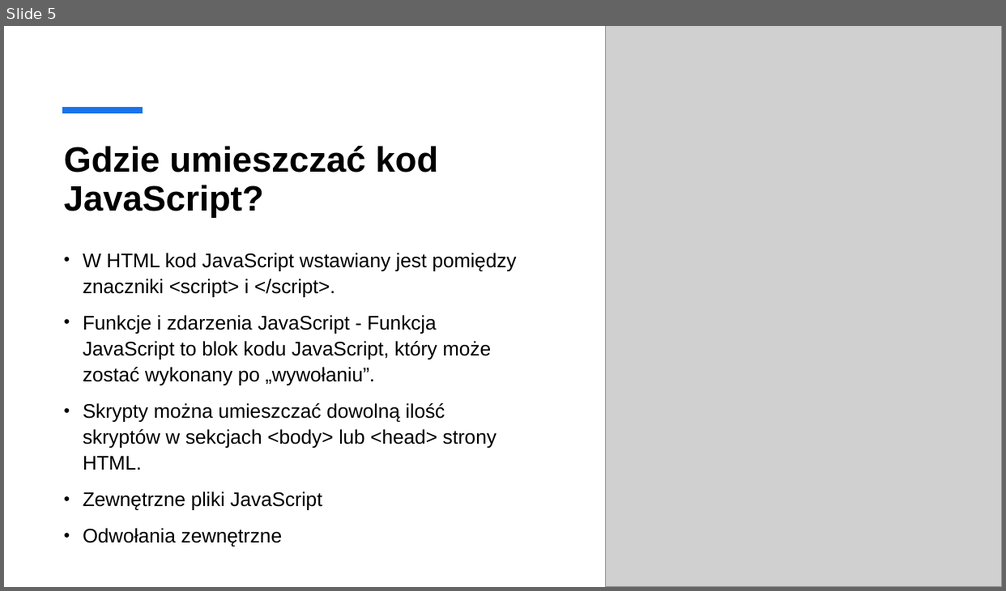
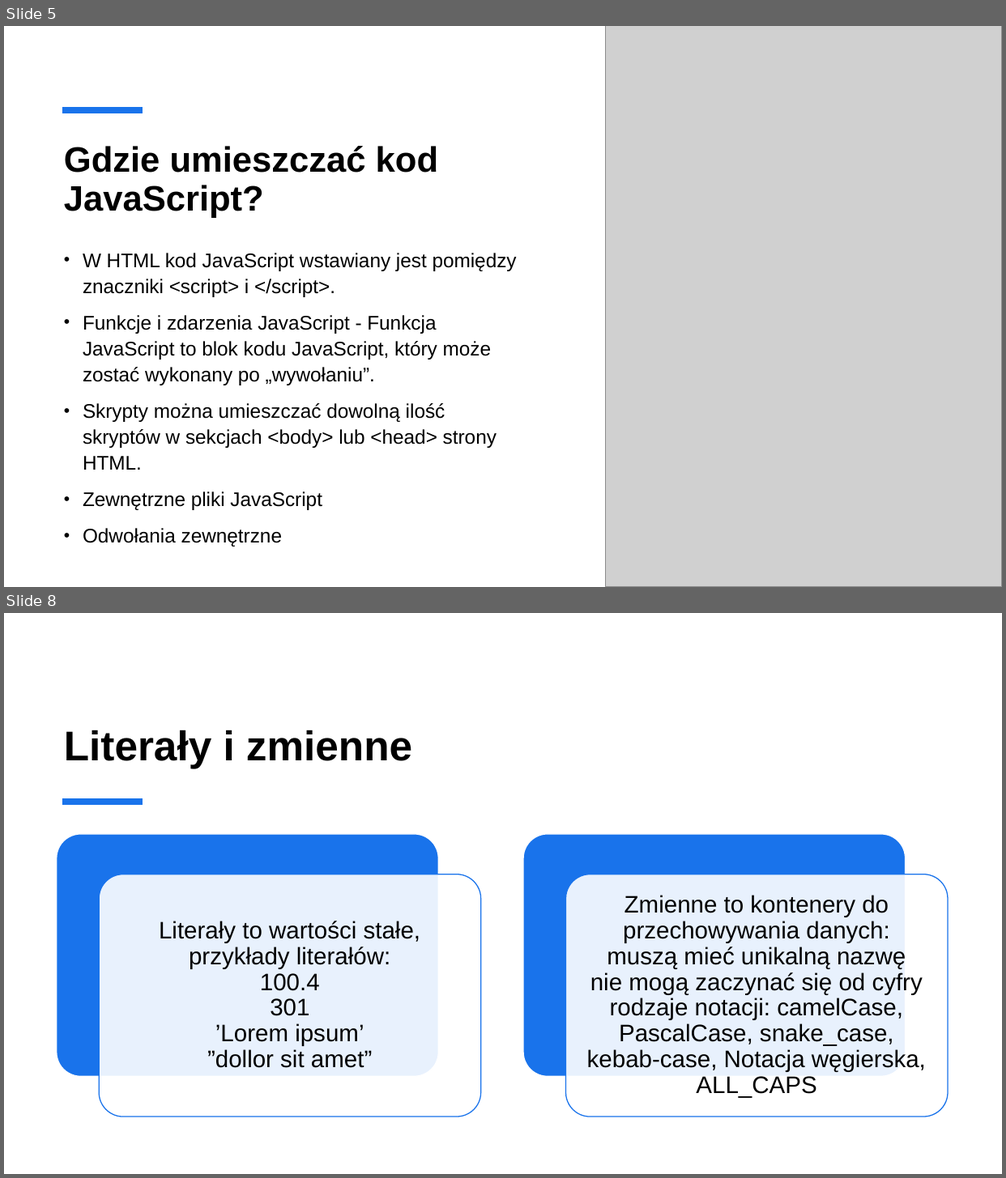
Before and after one commit to Estremo102/Aplikacje-Internetowe, a slide deck: Aplikacje internetowe.pptx. Shown one above the other, each under a label of ours: slide 5 before the commit, slides 5 and 8 after it; the slides between them are not shown. The pictures are 1006x591 and 1006x1178 pixels, drawn with LibreOffice and Linux fonts; fonts in the diff are those of the drawing; grey boxes stand for pictures. Boxes give left, top, right and bottom in pixels: in the first picture for what was removed or moved away, otherwise in the second. Text is boxed around its words. In the diff, an @@ line names an element or a change of style, - is before the commit and + after.

```diff
--- a/Aplikacje internetowe.pptx
+++ b/Aplikacje internetowe.pptx
@@ slide 8 added at box(4, 613, 1002, 1174), background #FFFFFF @@
@@ title added at box(64, 730, 412, 769), 40 pt, text #000000, bold @@
+Literały i zmienne
@@ line added from (62, 802) to (143, 802), #1973EB 6 pt @@
@@ group added at box(57, 834, 948, 1117): 4 rounded rectangles, 2 texts @@
+Literały to wartości stałe, przykłady literałów:
+100.4
+301
+’Lorem ipsum’
+”dollor sit amet”
+Zmienne to kontenery do przechowywania danych:
+muszą mieć unikalną nazwę
+nie mogą zaczynać się od cyfry
+rodzaje notacji: camelCase, PascalCase, snake_case, kebab-case, Notacja węgierska, ALL_CAPS
```
Also in this commit, not shown: 5 other slides added, 1 slide removed.
